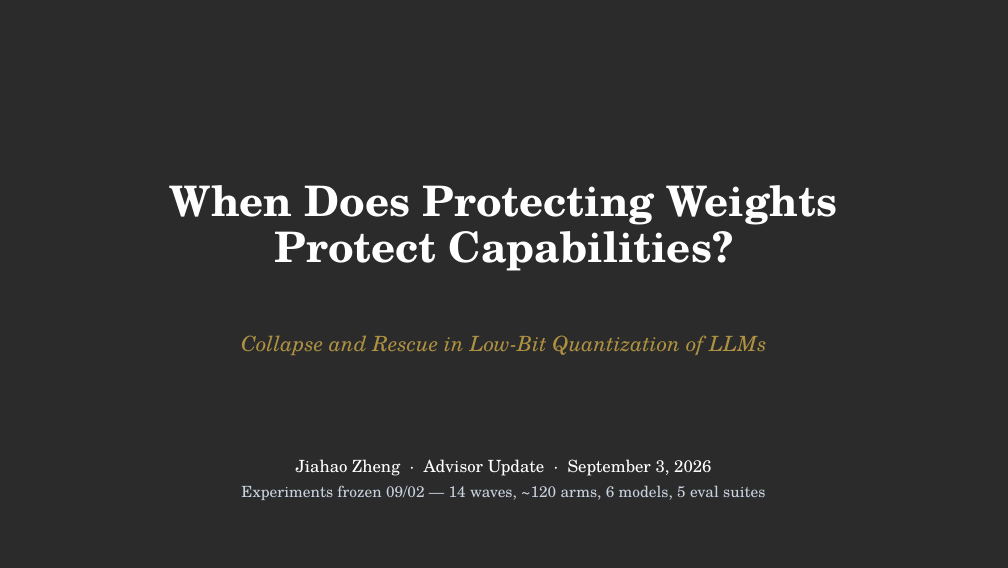
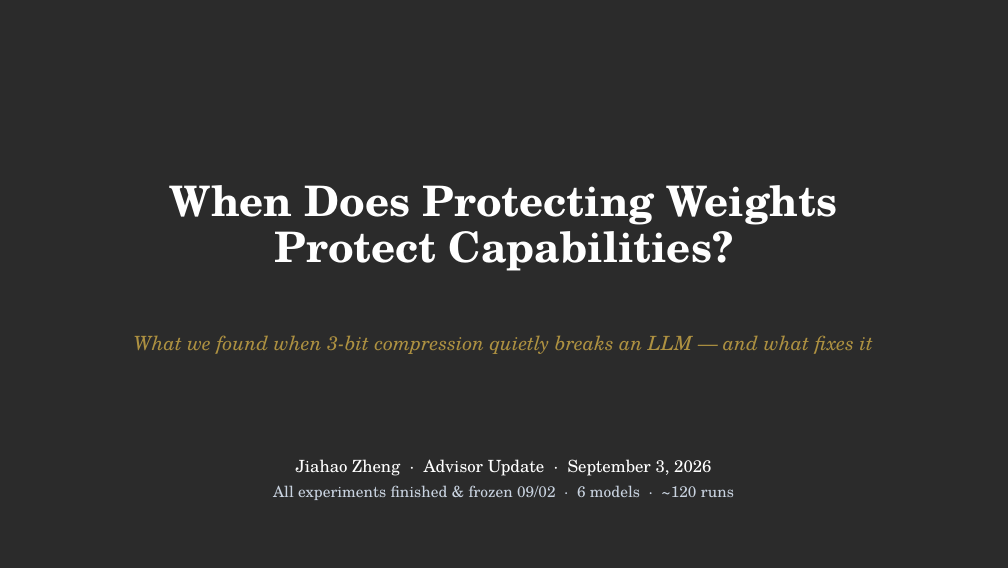
Before and after one commit to JiahaoZheng24/Instruction-Following-Attention-Head-Sensitive, a slide deck: slide 1 of paper/IFH_advisor_update_2026-09-03.pptx. Drawn at 1008x568 pixels with LibreOffice and Linux fonts; fonts in the diff are those of the drawing; background and template pictures are left out; a plain dark background stands for a picture behind light text. Boxes give left, top, right and bottom in pixels: in the first picture for what was removed or moved away, otherwise in the second. Text is boxed around its words. In the diff, an @@ line names an element or a change of style, - is before the commit and + after.

```diff
--- a/paper/IFH_advisor_update_2026-09-03.pptx
+++ b/paper/IFH_advisor_update_2026-09-03.pptx
@@ text at (x1=134, y1=335, x2=873, y2=354): text changed; size 15 to 14 pt @@
-Collapse and Rescue in Low-Bit Quantization of LLMs
+What we found when 3-bit compression quietly breaks an LLM — and what fixes it
@@ text at (x1=273, y1=485, x2=734, y2=500): text changed @@
-Experiments frozen 09/02 — 14 waves, ~120 arms, 6 models, 5 eval suites
+All experiments finished & frozen 09/02 · 6 models · ~120 runs
```
Also in this commit, not shown: 9 slides added, 14 slides removed.
